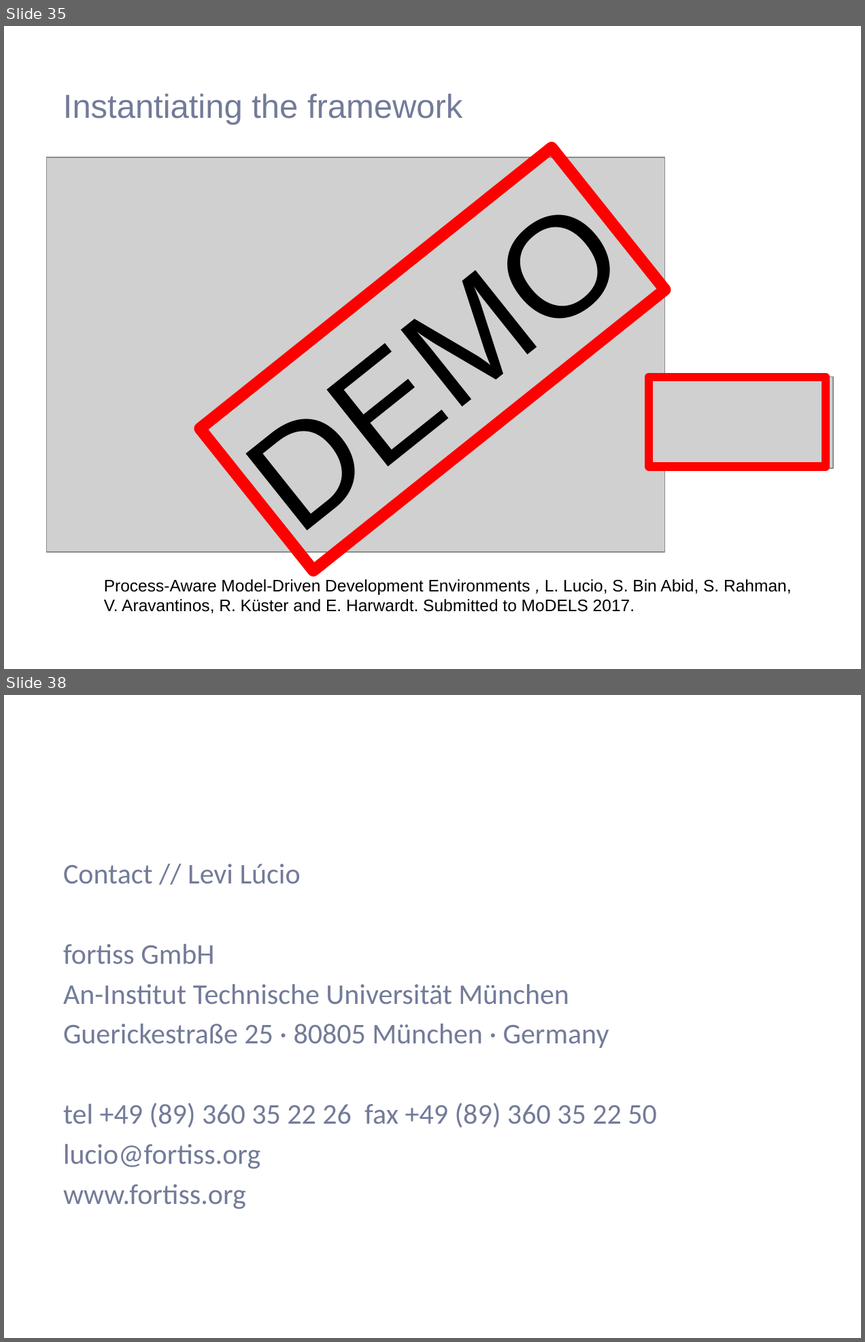
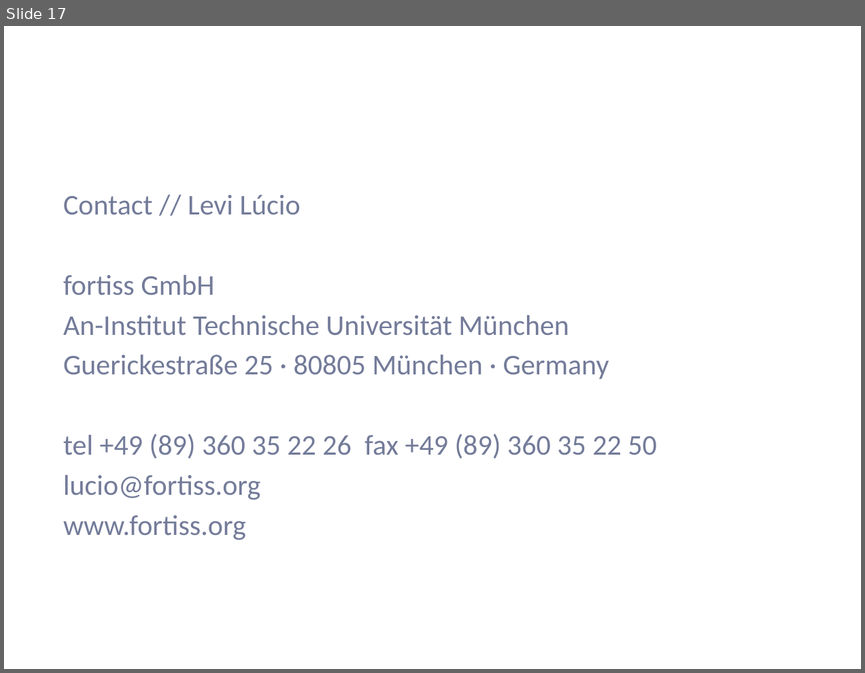
Before and after one commit to saadbinabid1/FlexMDEPaper, a slide deck: presentation/FlexMDE.pptx. Shown one above the other, each under a label of ours: slides 35 and 38 before the commit, slide 17 after it; the slides between them are not shown. The pictures are 865x1342 and 865x673 pixels, drawn with LibreOffice and Linux fonts; fonts in the diff are those of the drawing; grey boxes stand for pictures; background and template pictures are left out. Boxes give left, top, right and bottom in pixels: in the first picture for what was removed or moved away, otherwise in the second. Text is boxed around its words. In the diff, an @@ line names an element or a change of style, - is before the commit and + after.

```diff
--- a/presentation/FlexMDE.pptx
+++ b/presentation/FlexMDE.pptx
@@ slide 35 removed at [4,26,861,669], background #FFFFFF @@
@@ title removed at [63,93,462,125] @@
-Instantiating the framework
@@ rectangle removed at [200,148,664,571] @@
-DEMO
@@ picture removed at [47,157,666,551] @@
@@ picture removed at [646,376,832,468] @@
@@ rectangle removed at [649,376,825,467] @@
@@ text removed at [104,579,791,613] @@
-Process-Aware Model-Driven Development Environments , L. Lucio, S. Bin Abid, S. Rahman,
-V. Aravantinos, R. Küster and E. Harwardt. Submitted to MoDELS 2017.
@@ what was slide 38 is now slide 17 @@
```
Also in this commit, not shown: 5 slides changed, 8 slides added, 28 other slides removed, 4 other files.
